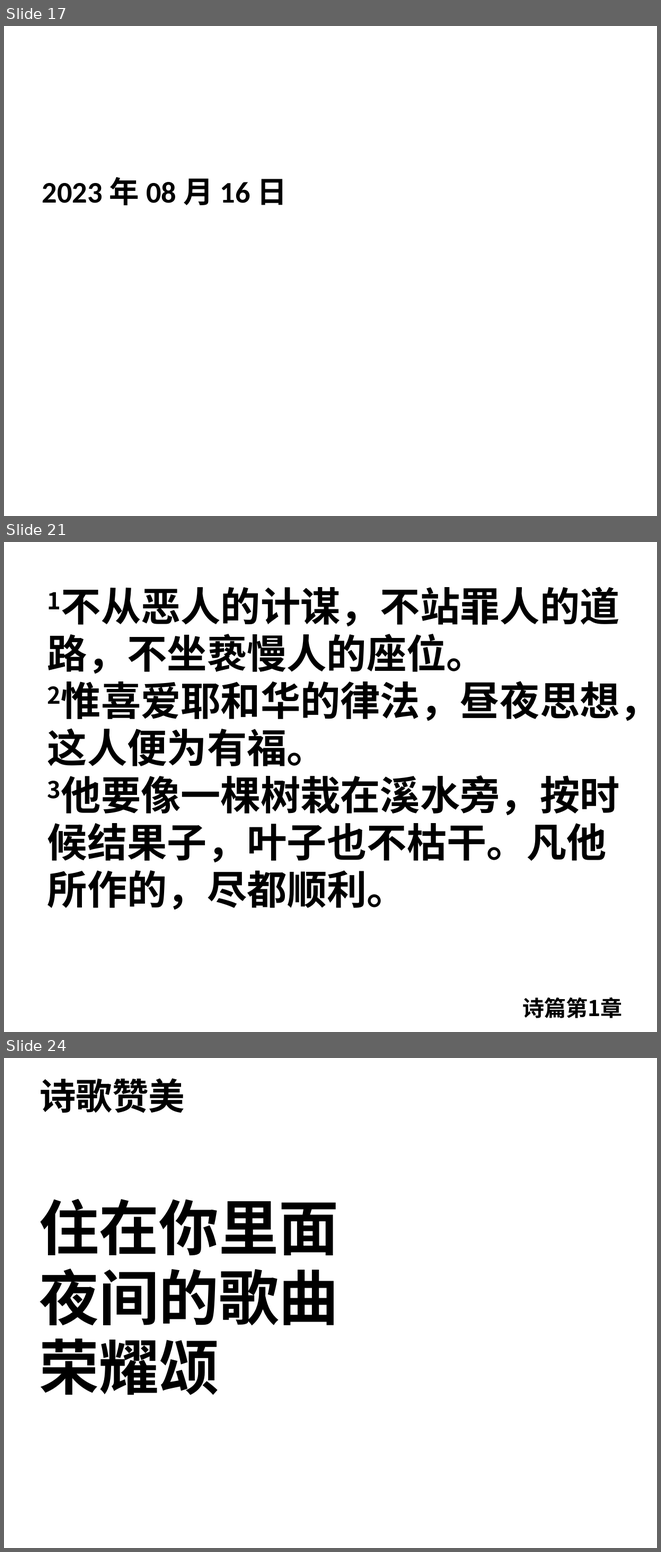
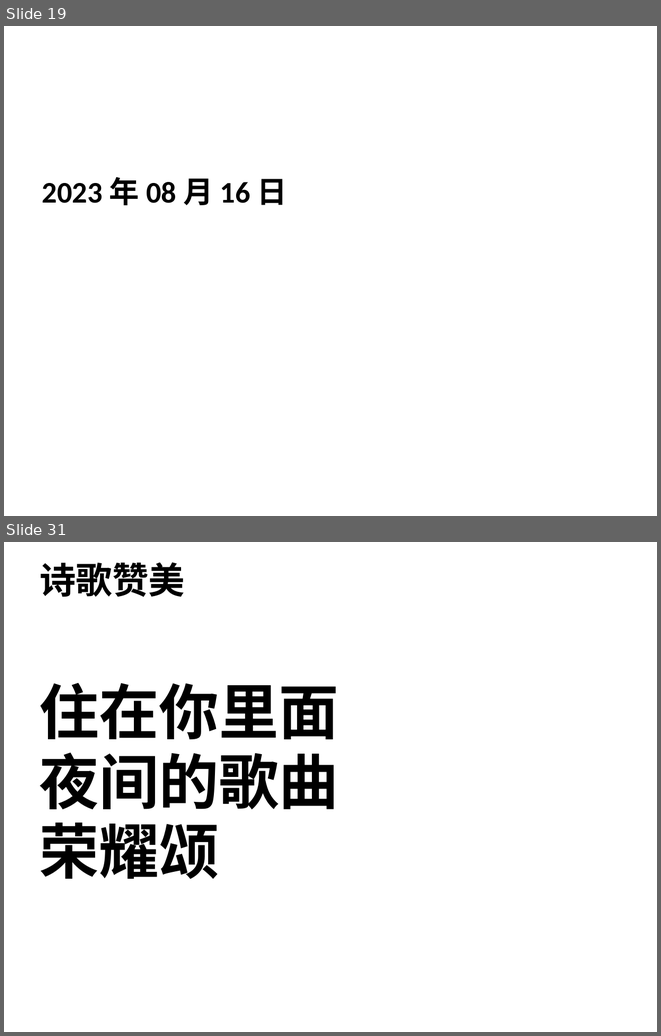
Before and after one commit to jackey-qiu/pyworship, a slide deck: 2023-08-16.pptx. Shown one above the other, each under a label of ours: slides 17, 21 and 24 before the commit, slides 19 and 31 after it; the slides between them are not shown. The pictures are 661x1552 and 661x1036 pixels, drawn with LibreOffice and Linux fonts; fonts in the diff are those of the drawing; background and template pictures are left out. Boxes give left, top, right and bottom in pixels: in the first picture for what was removed or moved away, otherwise in the second. Text is boxed around its words. In the diff, an @@ line names an element or a change of style, - is before the commit and + after.

```diff
--- a/2023-08-16.pptx
+++ b/2023-08-16.pptx
@@ slide 21 removed at [4, 542, 657, 1032], background #FFFFFF @@
@@ text removed at [47, 587, 657, 909] @@
-1不从恶人的计谋，不站罪人的道路，不坐亵慢人的座位。
-2惟喜爱耶和华的律法，昼夜思想，这人便为有福。
-3他要像一棵树栽在溪水旁，按时候结果子，叶子也不枯干。凡他所作的，尽都顺利。
@@ text removed at [522, 997, 623, 1018] @@
-诗篇第1章
@@ what was slide 17 is now slide 19 @@
@@ what was slide 24 is now slide 31 @@
```
Also in this commit, not shown: 7 slides changed, 11 slides added, 2 other files.
